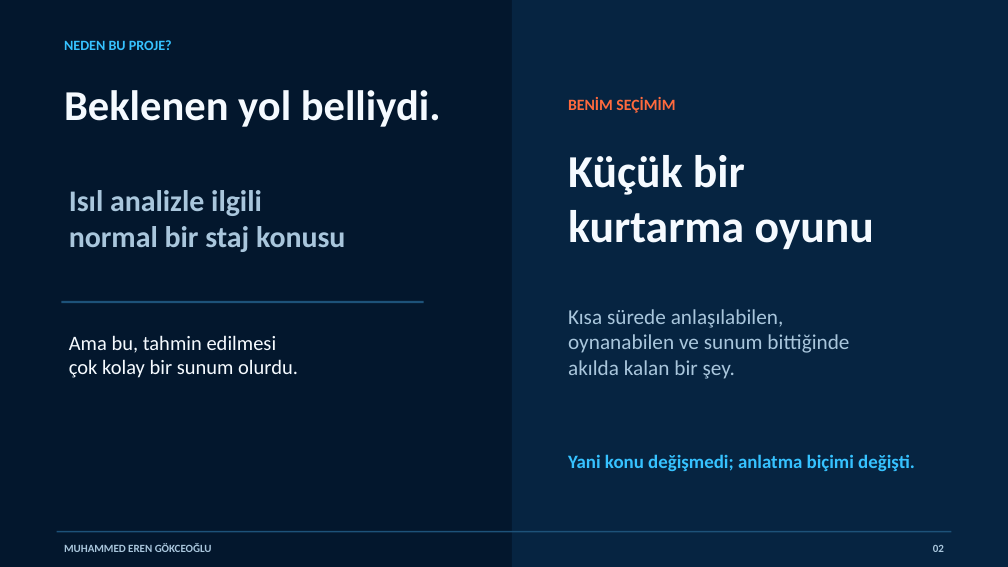
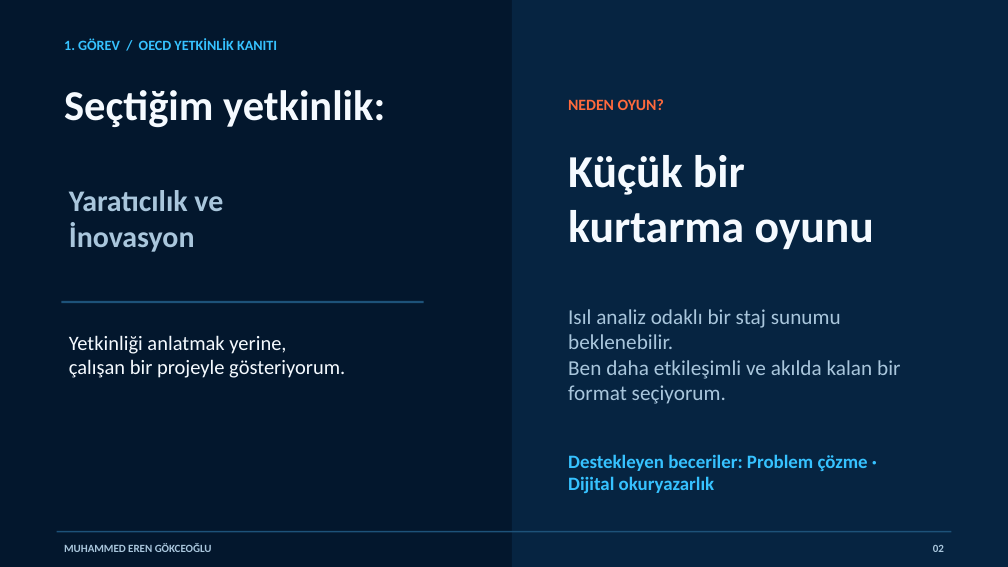
Before and after one commit to muhammederengokceogludarussi-ux/volitan-labs-website, a slide deck: slide 2 of public/presentations/Blue_Rescue_SKY_Olimpiyatlari_Sunumu.pptx. Drawn at 1008x567 pixels with LibreOffice and Linux fonts; fonts in the diff are those of the drawing. Boxes give left, top, right and bottom in pixels: in the first picture for what was removed or moved away, otherwise in the second. Text is boxed around its words. In the diff, an @@ line names an element or a change of style, - is before the commit and + after.

```diff
--- a/public/presentations/Blue_Rescue_SKY_Olimpiyatlari_Sunumu.pptx
+++ b/public/presentations/Blue_Rescue_SKY_Olimpiyatlari_Sunumu.pptx
@@ text at box(64, 38, 277, 50): text changed @@
-NEDEN BU PROJE?
+1. GÖREV / OECD YETKİNLİK KANITI
@@ text at box(64, 90, 385, 128): text changed @@
-Beklenen yol belliydi.
+Seçtiğim yetkinlik:
@@ text at box(568, 99, 664, 110): text changed @@
-BENİM SEÇİMİM
+NEDEN OYUN?
@@ text at box(69, 190, 223, 252): text changed @@
-Isıl analizle ilgili
-normal bir staj konusu
+Yaratıcılık ve
+İnovasyon
@@ text at box(568, 309, 900, 404): text changed @@
-Kısa sürede anlaşılabilen,
-oynanabilen ve sunum bittiğinde
-akılda kalan bir şey.
+Isıl analiz odaklı bir staj sunumu beklenebilir.
+Ben daha etkileşimli ve akılda kalan bir format seçiyorum.
@@ text at box(69, 335, 345, 378): text changed @@
-Ama bu, tahmin edilmesi
-çok kolay bir sunum olurdu.
+Yetkinliği anlatmak yerine,
+çalışan bir projeyle gösteriyorum.
@@ text at box(568, 454, 868, 493): text changed @@
-Yani konu değişmedi; anlatma biçimi değişti.
+Destekleyen beceriler: Problem çözme · Dijital okuryazarlık
```
Also in this commit, not shown: 6 other slides changed.
